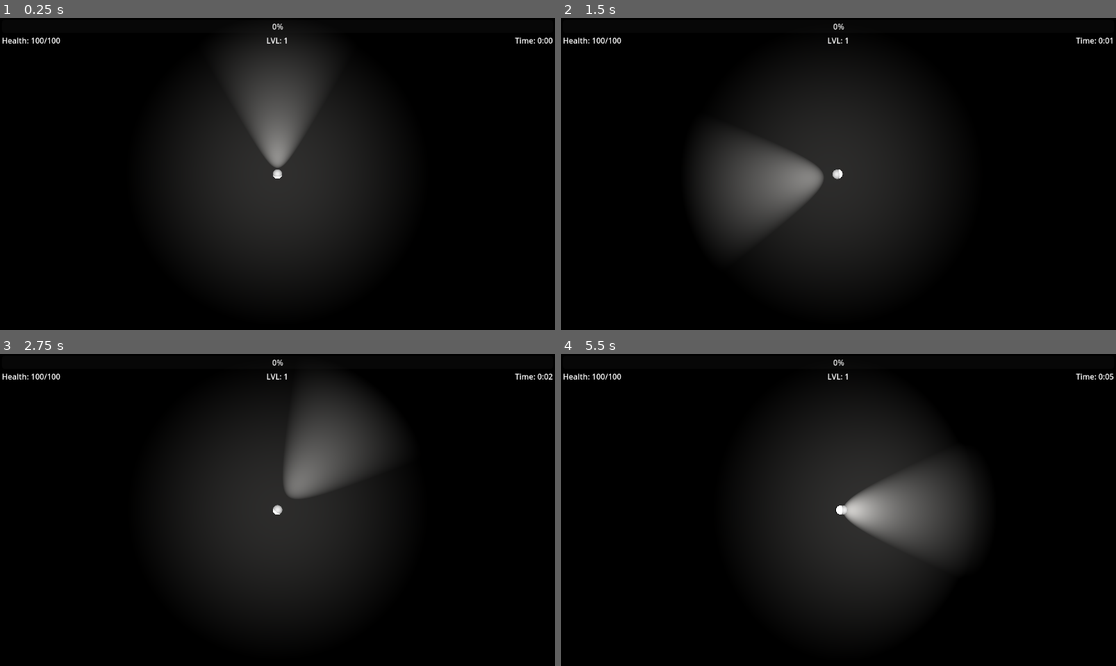
Above: before the commit, frames 1-4 (two rows, left to right).
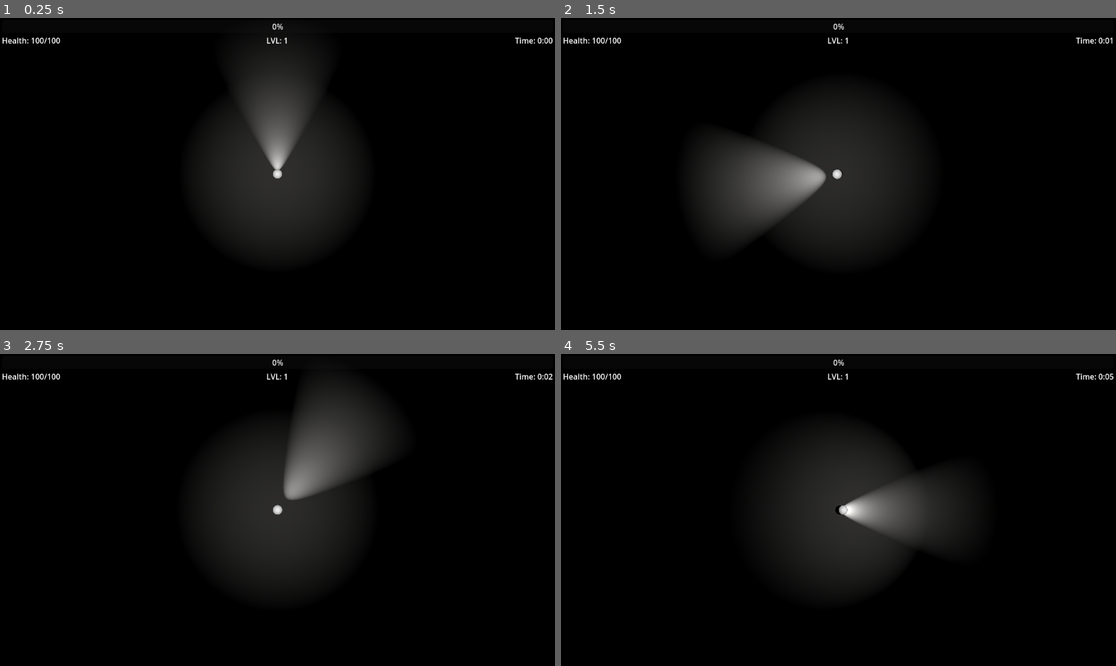
Above: after the commit, the same moments.

Repository: Knight-XAura/Illuminated-Ruler
Game: Godot game, scene res://world/world.tscn
The game is run twice, just before and just after one commit, with the same random seed, the same clock (stepped at 60 frames per second) and the same inputs.
Inputs (mouse positions are in pixels of both pictures, inside the frame that each line leads up to):
- Up to frame 1 (0.25 s): no input
- Up to frame 2 (1.5 s): tap Enter at 0.5 s; move the mouse to (960, 158) at 0.52 s; hold D (move_right) 0.53-1.28 s; tap Space (jump) at 0.77 s; move the mouse to (727, 189) at 1.27 s; hold S (move_backward) from 1.28 s (still down)
- Up to frame 3 (2.75 s): tap Space (jump) at 1.52, 2 s; move the mouse to (333, 441) at 2.02 s; release S (move_backward) at 2.03 s; hold D (move_right) from 2.03 s (still down)
- Up to frame 4 (5.5 s): move the mouse to (810, 572) at 2.77 s; release D (move_right) at 2.78 s; hold W (move_forward) 2.78-3.53 s; tap Space (jump) at 3.02, 3.77, 4.52 s; move the mouse to (1005, 556) at 3.52 s; hold A (move_left) 3.53-5.03 s; tap Enter at 4.25 s; move the mouse to (672, 463) at 4.27 s; move the mouse to (866, 510) at 5.02 s; hold S (move_backward) from 5.03 s (still down)

The runs differ from the first frame. In frame 1, 0.3% of the frame differs, in the area x 39-61%, y 18-52%; in frame 2, 0.3%; in frame 3, 0.2%; in frame 4, 5.9%, in the area x 49-71%, y 18-82%.

Commit message:
Fixed bugs

Diff:
--- a/enemies/basic_enemy.gd
+++ b/enemies/basic_enemy.gd
@@ -17,6 +17,6 @@
 
 # Called every frame. 'delta' is the elapsed time since the previous frame.
 func _physics_process(delta: float) -> void:
-	velocity = global_position.direction_to(roy.global_position)
-	velocity = velocity * speed
+	look_at(roy.global_position)
+	velocity = global_position.direction_to(roy.global_transform.origin) * speed
 	move_and_slide()
--- a/player/roy.gd
+++ b/player/roy.gd
@@ -34,6 +34,8 @@
 		ray_query.from = camera.project_ray_origin(mouse_pos + Vector2(16, 16))
 		ray_query.to = ray_query.from + camera.project_ray_normal(mouse_pos) * ray_length
 		var raycast_result = space.intersect_ray(ray_query)
+		if raycast_result.is_empty():
+			return
 		look_at(raycast_result["position"])
 
 
--- a/player/roy.tscn
+++ b/player/roy.tscn
@@ -26,7 +26,7 @@
 shape = SubResource("CapsuleShape3D_pl26n")
 
 [node name="Flashlight" type="SpotLight3D" parent="."]
-transform = Transform3D(1, 0, 0, 0, 1, 0, 0, 0, 1, 2.08165e-12, 1.25, 1.5)
+transform = Transform3D(1, 0, 0, 0, 1, 0, 0, 0, 1, 2.08165e-12, 0.5, 0.5)
 layers = 2
 light_energy = 256.0
 spot_range = 20.0
@@ -36,3 +36,4 @@
 transform = Transform3D(1, -6.97574e-16, -3.04919e-23, 0, -4.37114e-08, 1, -6.97574e-16, -1, -4.37114e-08, 2.08165e-12, 20, 2.08165e-12)
 light_energy = 64.0
 spot_range = 30.0
+spot_angle = 30.0
--- a/world/world.gd
+++ b/world/world.gd
@@ -21,7 +21,7 @@
 func _on_timer_timeout() -> void:
 	randomize()
 	var enemy: CharacterBody3D = enemies.pick_random().instantiate()
-	#while(not camera.is_position_in_frustum(enemy.position)):
-	enemy.position = Vector3(randf_range(-100, 100), 1, randf_range(-100, 100)) + roy.position
+	enemy.position = Vector3(randf_range(-100, 100), 1, randf_range(-100, 100)) + roy.global_transform.origin
+	while(camera.is_position_in_frustum(enemy.position)):
+		enemy.position = Vector3(randf_range(-100, 100), 1, randf_range(-100, 100)) + roy.global_transform.origin
 	enemies_container.add_child(enemy, true)
-	print("done")
--- a/world/world.tscn
+++ b/world/world.tscn
@@ -48,6 +48,7 @@
 grow_vertical = 2
 size_flags_horizontal = 3
 size_flags_vertical = 3
+mouse_filter = 0
 theme_override_constants/margin_left = 4
 theme_override_constants/margin_top = 4
 theme_override_constants/margin_right = 4
@@ -55,6 +56,7 @@
 
 [node name="VBoxContainer" type="VBoxContainer" parent="HUD/MarginContainer"]
 layout_mode = 2
+mouse_filter = 0
 
 [node name="ExperienceBar" type="ProgressBar" parent="HUD/MarginContainer/VBoxContainer"]
 layout_mode = 2
@@ -62,16 +64,19 @@
 
 [node name="HBoxContainer" type="HBoxContainer" parent="HUD/MarginContainer/VBoxContainer"]
 layout_mode = 2
+mouse_filter = 0
 
 [node name="Health" type="Label" parent="HUD/MarginContainer/VBoxContainer/HBoxContainer"]
 layout_mode = 2
 size_flags_horizontal = 3
+mouse_filter = 0
 text = "Health: 100/100"
 vertical_alignment = 1
 
 [node name="Level" type="Label" parent="HUD/MarginContainer/VBoxContainer/HBoxContainer"]
 layout_mode = 2
 size_flags_horizontal = 3
+mouse_filter = 0
 text = "LVL: 1"
 horizontal_alignment = 1
 vertical_alignment = 1
@@ -80,6 +85,7 @@
 layout_mode = 2
 size_flags_horizontal = 3
 size_flags_vertical = 0
+mouse_filter = 0
 text = "Time: 0:00"
 horizontal_alignment = 2
 vertical_alignment = 1
